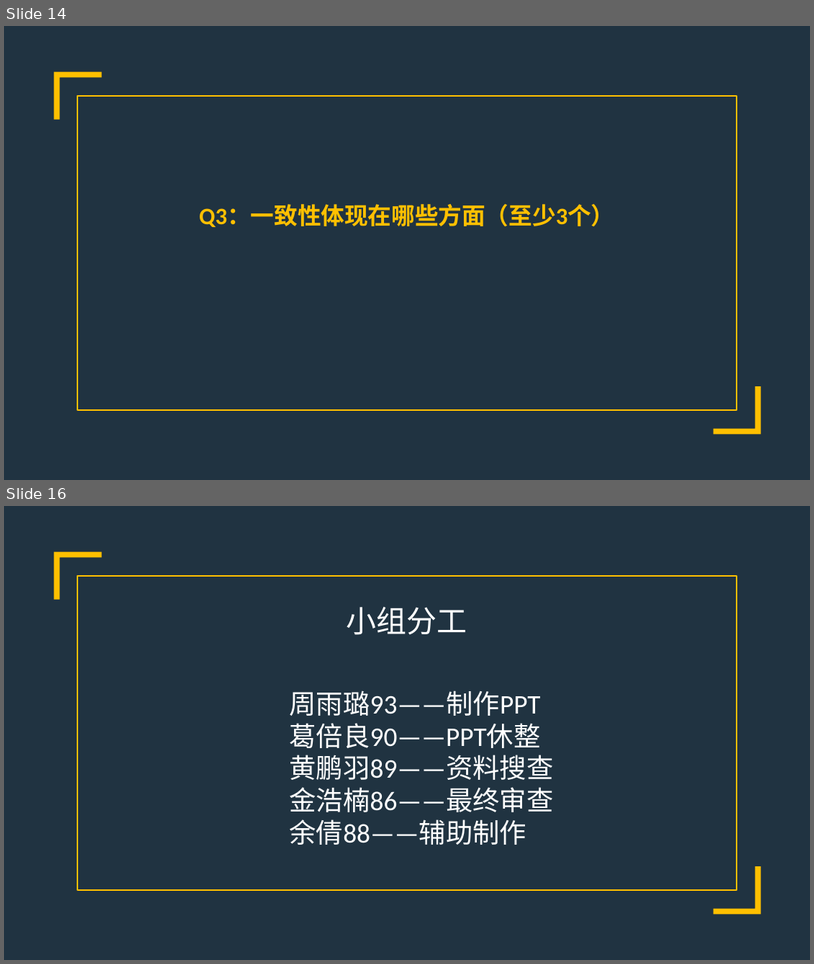
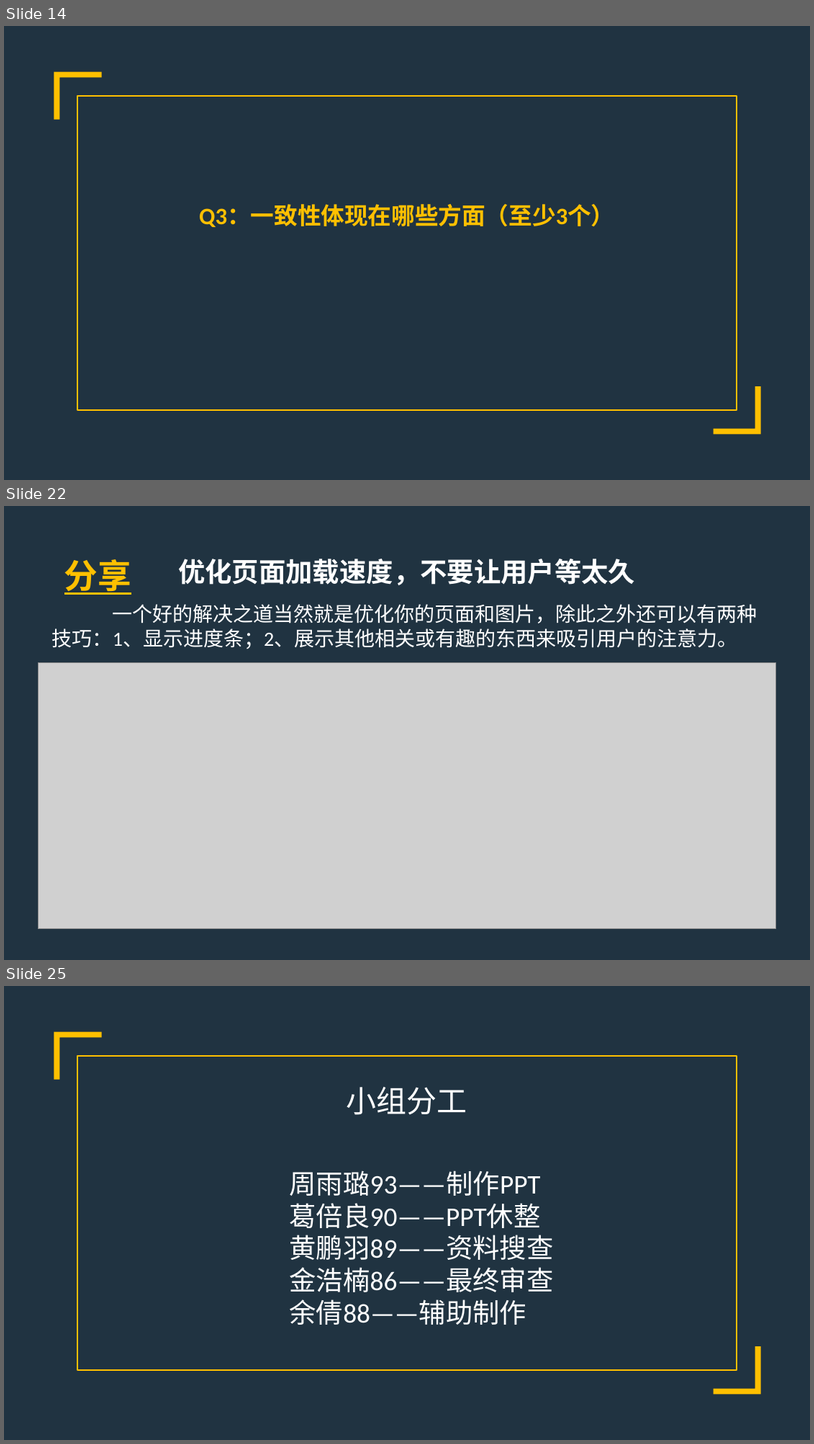
Before and after one commit to PRD2017-G07/G07-teamwork, a slide deck: 0PPT/界面设计.pptx. Shown one above the other, each under a label of ours: slides 14 and 16 before the commit, slides 14, 22 and 25 after it; the slides between them are not shown. The pictures are 814x964 and 814x1444 pixels, drawn with LibreOffice and Linux fonts; fonts in the diff are those of the drawing; grey boxes stand for pictures. Boxes give left, top, right and bottom in pixels: in the first picture for what was removed or moved away, otherwise in the second. Text is boxed around its words. In the diff, an @@ line names an element or a change of style, - is before the commit and + after.

```diff
--- a/0PPT/界面设计.pptx
+++ b/0PPT/界面设计.pptx
@@ slide 22 added at box(4, 506, 810, 960), background #203341 @@
@@ text added at box(64, 559, 131, 595), 40 pt, text #FFC000, bold, underline @@
+分享
@@ text added at box(178, 559, 635, 585), 32 pt, text #FFFFFF, bold @@
+优化页面加载速度，不要让用户等太久
@@ text added at box(52, 604, 758, 649), 24 pt, text #FFFFFF @@
+一个好的解决之道当然就是优化你的页面和图片，除此之外还可以有两种技巧：1、显示进度条；2、展示其他相关或有趣的东西来吸引用户的注意力。
@@ picture added at box(38, 663, 777, 929) @@
@@ what was slide 16 is now slide 25 @@
```
Also in this commit, not shown: 1 slide changed, 8 other slides added.
